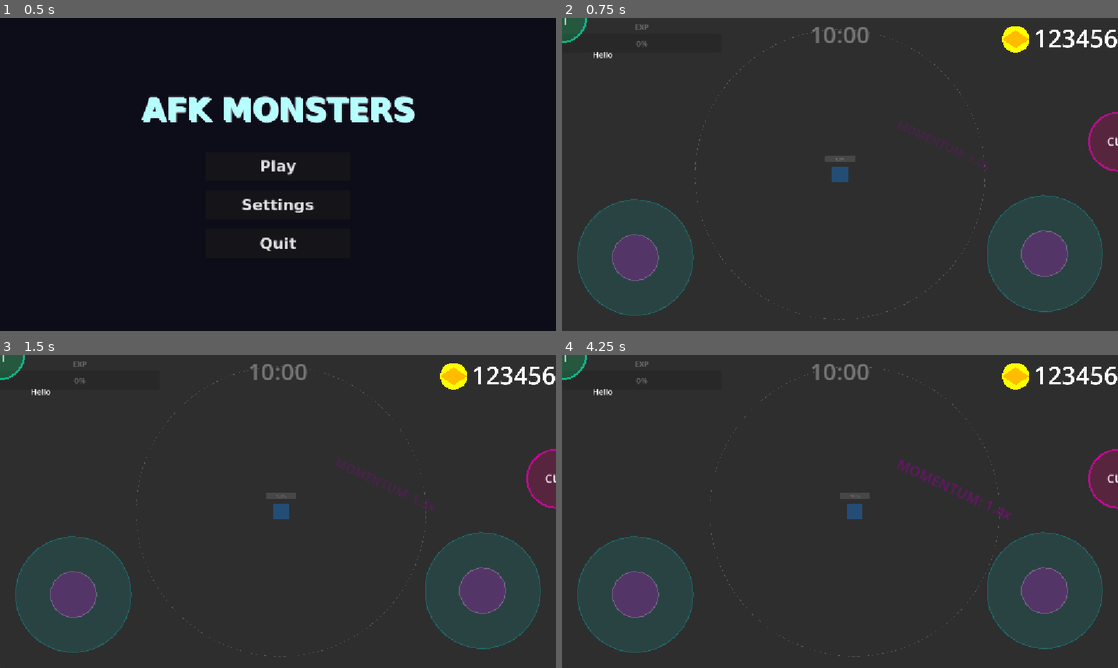
Above: before the commit, frames 1-4 (two rows, left to right).
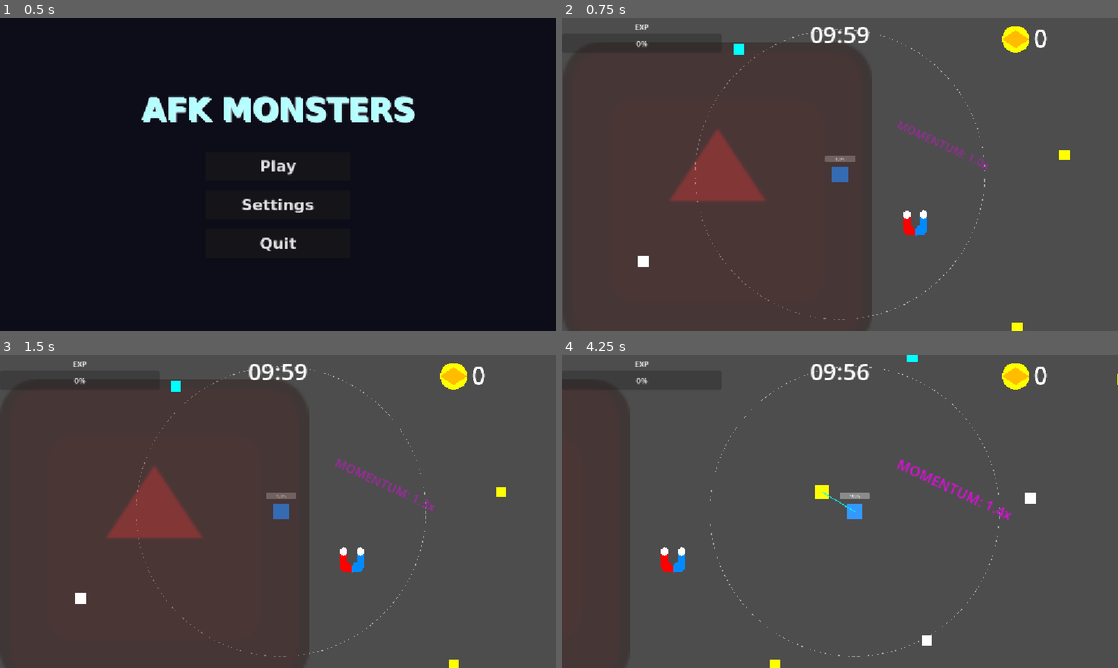
Above: after the commit, the same moments.

Repository: MusTea200/AFKMonsters
Game: Godot game, scene res://MainMenu.tscn
Same seed, same stepped clock (60 frames per second), same inputs: the game is played once before the commit and once after it. The engine's default icon, where the game draws it, is replaced by a stand-in: a white triangle on a blue panel in a dark square.
Inputs (mouse positions are in pixels of both pictures, inside the frame that each line leads up to):
- Up to frame 1 (0.5 s): no input
- Up to frame 2 (0.75 s): click "Play" at 0.5 s
- Up to frame 3 (1.5 s): tap Enter at 1.25 s; move the mouse to (400, 495) at 1.27 s; hold Right (ui_right) from 1.28 s (still down); tap E at 1.35 s; click (400, 495) at 1.42 s
- Up to frame 4 (4.25 s): tap Space at 1.52, 1.82 s; release Right (ui_right) at 2 s; drag from (728, 527) to (812, 574) at 2.02 s; move the mouse to (895, 442) at 2.77 s; hold Right (ui_right) 2.78-3.5 s; tap E at 2.85 s; drag from (812, 574) to (673, 464) at 3.52 s

Frame 1 is identical in both runs. In frame 2, 75% of the frame differs, in the area x 0-100%, y 0-100%; in frame 3, 75%; in frame 4, 92%.
Error before the commit: Parse Error: Function "_close_settings_menu()" not found in base self. (res://Arena.gd:78)

Commit message:
fix: resolve continuous hook hold logic missing in physics process
Co-authored-by: MusTea200 <172600404+MusTea200@users.noreply.github.com>

Diff:
--- a/godot_project/Arena.gd
+++ b/godot_project/Arena.gd
@@ -73,12 +73,7 @@
 			var p_shape = RectangleShape2D.new()
 			p_shape.size = Vector2(100, 100)
 			pause_btn.shape = p_shape
-			pause_btn.pressed.connect(func():
-				if get_tree().paused:
-					_close_settings_menu()
-				else:
-					_open_settings_menu()
-			)
+			pause_btn.pressed.connect(func(): _toggle_pause())
 		else:
 			mobile_controls.hide()
 
--- a/godot_project/Player.gd
+++ b/godot_project/Player.gd
@@ -92,11 +92,26 @@
 		level_up_ui.upgrade_selected.connect(economy_comp.apply_upgrade)
 
 func _physics_process(delta: float) -> void:
-	if _is_hook_held:
+	if is_stunned:
 		linear_velocity = linear_velocity.move_toward(Vector2.ZERO, 50.0 * delta)
 		if stun_icon:
 			stun_icon.rotation += 5.0 * delta
 		return
+
+	if _is_hook_held and active_springs.is_empty():
+		var aim_dir = Vector2.ZERO
+		if Global.right_joystick and Global.right_joystick.is_dragging:
+			aim_dir = Global.right_joystick.get_joystick_vector().normalized()
+		elif Global.left_joystick and Global.left_joystick.is_dragging:
+			aim_dir = Global.left_joystick.get_joystick_vector().normalized()
+		elif Input.get_vector("ui_left", "ui_right", "ui_up", "ui_down").length() > 0:
+			aim_dir = Input.get_vector("ui_left", "ui_right", "ui_up", "ui_down").normalized()
+
+		if is_instance_valid(current_target_node):
+			_create_spring_joint(current_target_node)
+		elif aim_dir.length() > 0.1:
+			_try_attach_spring_dir(aim_dir)
+
 
 	var input_vector = Input.get_vector("ui_left", "ui_right", "ui_up", "ui_down")
 
@@ -252,7 +267,7 @@
 				line.add_point(node.global_position)
 
 				var tension_ratio = min(1.0, stretch / max(1.0, ip_uzunlugu * 0.5))
-				line.default_color = Color.WHITE.lerp(Color.RED, tension_ratio)
+				line.default_color = Color(0, 1, 1, 0.8).lerp(Color(1, 0, 0.5, 0.8), tension_ratio) # Cyberpunk Neon Tension
 		else:
 			nodes_to_remove.append(node)
 
Not shown, changed: MEMORY.md
